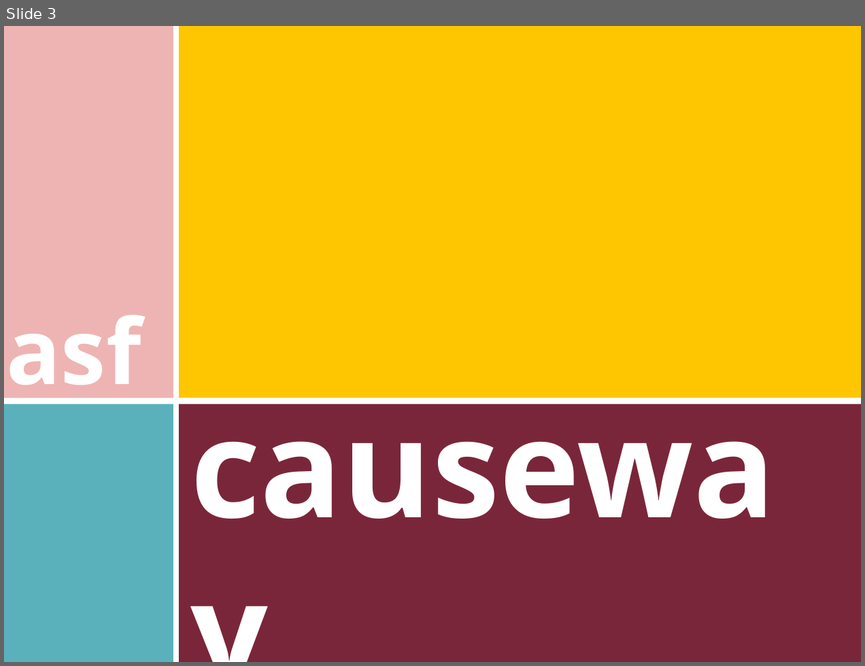
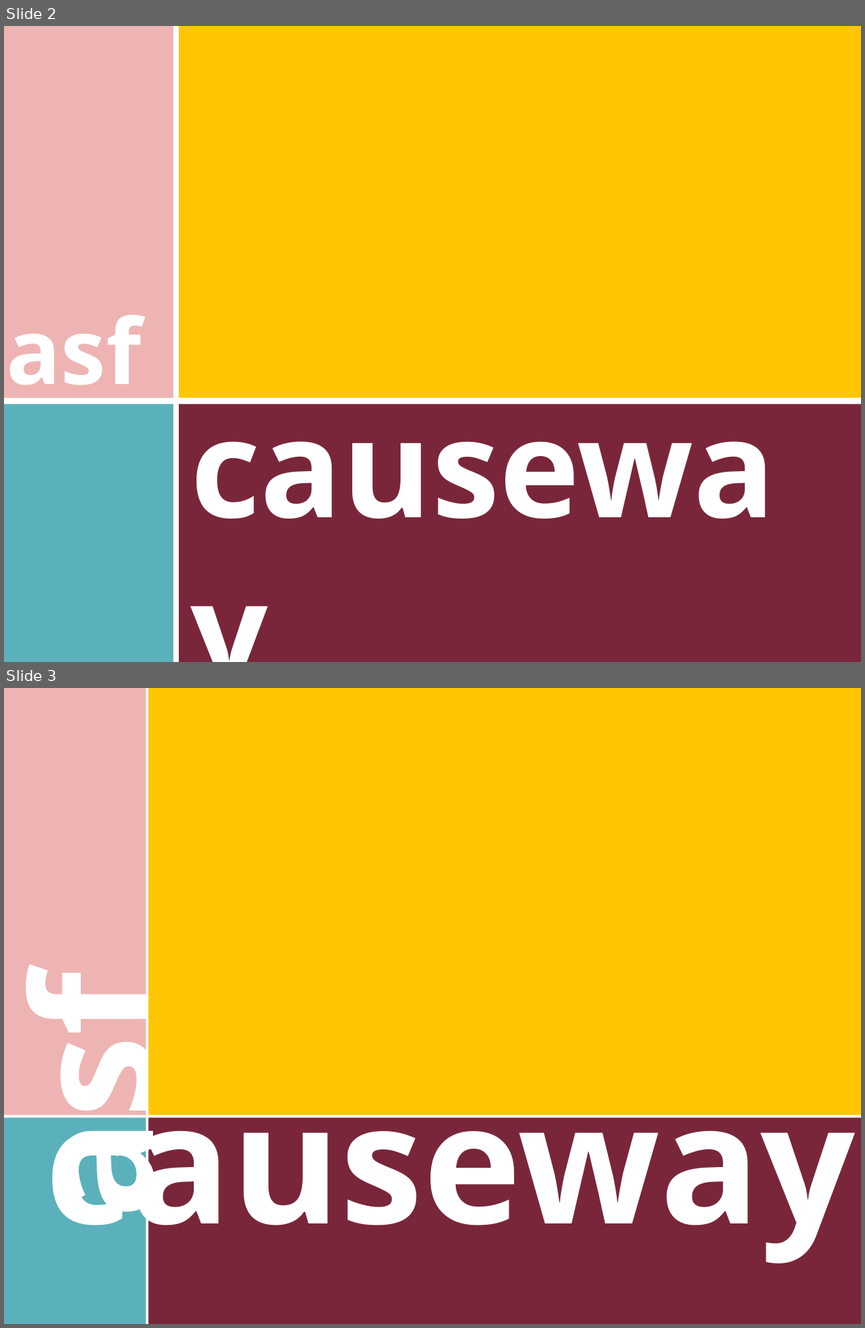
Before and after one commit to apache/causeway-site, a slide deck: content/_/img/home/causeway-logo.pptx. Shown one above the other, each under a label of ours: slide 3 before the commit, slides 2 and 3 after it. The pictures are 865x666 and 865x1328 pixels, drawn with LibreOffice and Linux fonts; fonts in the diff are those of the drawing. Boxes give left, top, right and bottom in pixels: in the first picture for what was removed or moved away, otherwise in the second. Text is boxed around its words. In the diff, an @@ line names an element or a change of style, - is before the commit and + after.

```diff
--- a/content/_/img/home/causeway-logo.pptx
+++ b/content/_/img/home/causeway-logo.pptx
@@ slide 3 added at <box>4,688,861,1324</box>, background #FFFFFF @@
@@ rounded rectangle added at <box>4,688,148,1118</box>, fill #EEB4B3 @@
@@ rectangle added at <box>145,688,148,1324</box>, fill #FFFFFF @@
@@ rounded rectangle added at <box>148,688,861,1118</box>, fill #FEC601 @@
@@ text added at <box>4,997,201,1212</box>, 88 pt, text #FFFFFF, bold @@
+asf
@@ text added at <box>45,1069,855,1265</box>, 88 pt, text #FFFFFF, bold @@
+causeway
@@ rectangle added at <box>4,1115,861,1118</box>, fill #FFFFFF @@
@@ rounded rectangle added at <box>4,1118,148,1324</box>, fill #5AB1BB @@
@@ rounded rectangle added at <box>148,1118,861,1324</box>, fill #7A263A @@
@@ what was slide 3 is now slide 2 @@
```
Also in this commit, not shown: 4 other files.
